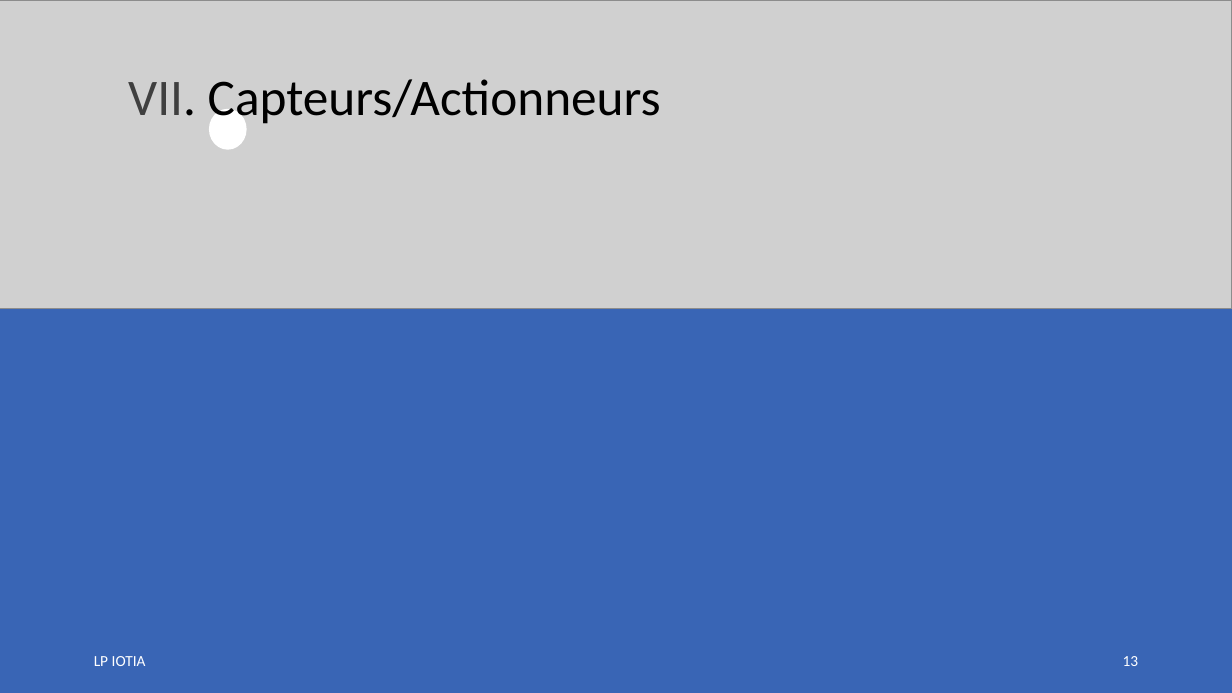
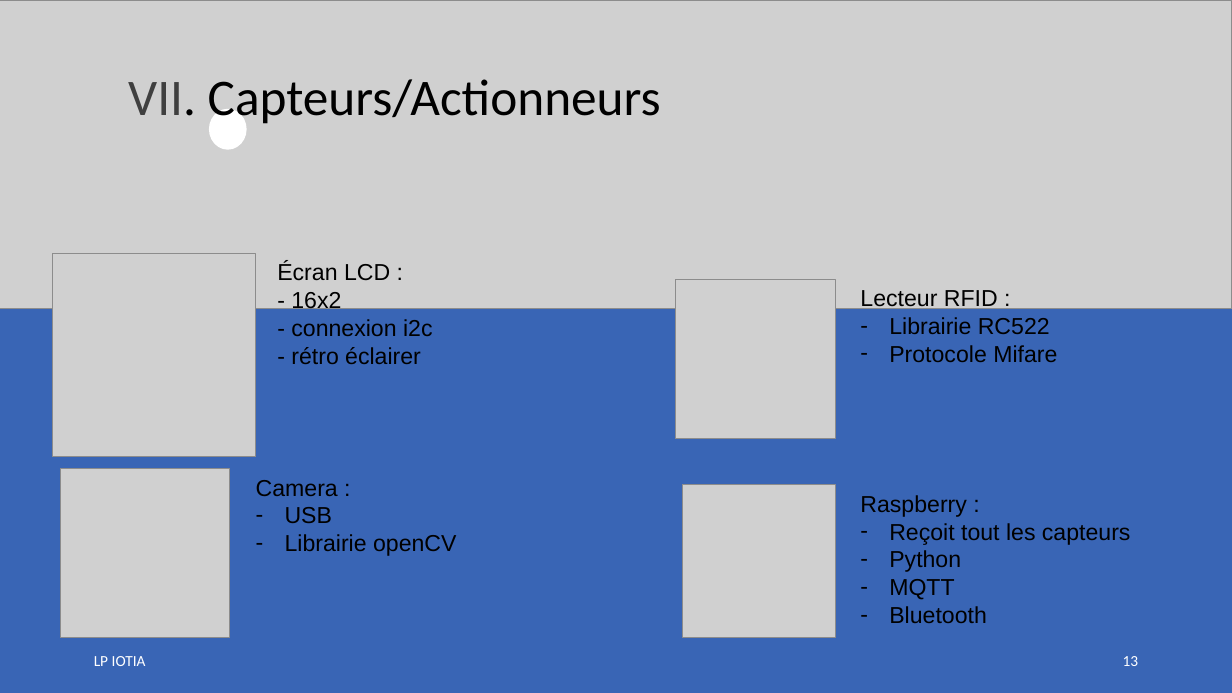
Before and after one commit to LENSAlex/ProjetIotia, a slide deck: slide 13 of Diapo_commun/PresentationCommune.pptx. Drawn at 1232x693 pixels with LibreOffice and Linux fonts; fonts in the diff are those of the drawing; grey boxes stand for pictures. Boxes give left, top, right and bottom in pixels: in the first picture for what was removed or moved away, otherwise in the second. Text is boxed around its words. In the diff, an @@ line names an element or a change of style, - is before the commit and + after.

```diff
--- a/Diapo_commun/PresentationCommune.pptx
+++ b/Diapo_commun/PresentationCommune.pptx
@@ background #000000 to #FFFFFF @@
@@ picture added at <box>53,253,256,457</box> @@
@@ text added at <box>277,262,433,364</box>, 18 pt, text #000000 @@
+Écran LCD :
+- 16x2
+- connexion i2c
+- rétro éclairer
@@ picture added at <box>676,279,836,439</box> @@
@@ text added at <box>860,290,1057,362</box>, 18 pt, text #000000 @@
+Lecteur RFID :
+– Librairie RC522
+– Protocole Mifare
@@ picture added at <box>60,469,229,638</box> @@
@@ text added at <box>256,480,456,556</box>, 18 pt, text #000000 @@
+Camera :
+– USB
+– Librairie openCV
@@ picture added at <box>683,485,836,638</box> @@
@@ text added at <box>860,495,1131,623</box>, 18 pt, text #000000 @@
+Raspberry :
+– Reçoit tout les capteurs
+– Python
+– MQTT
+– Bluetooth
```
Also in this commit, not shown: 1 other slide changed.
